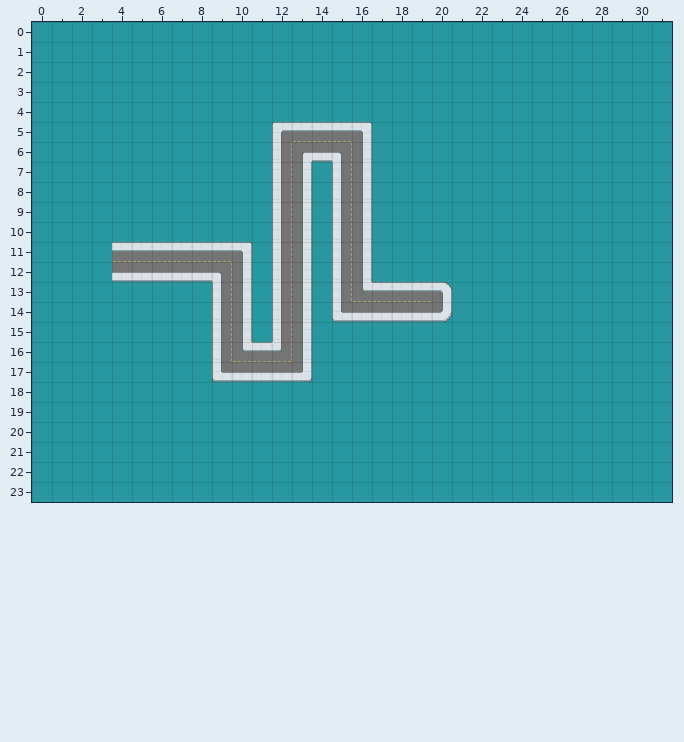
Tiled map, stored at assets/textures/level1.tmx. This is how it looked before the edit.
Cells are 32x32 px. Shown: x 0..31, y 0..23.
And afterwards:
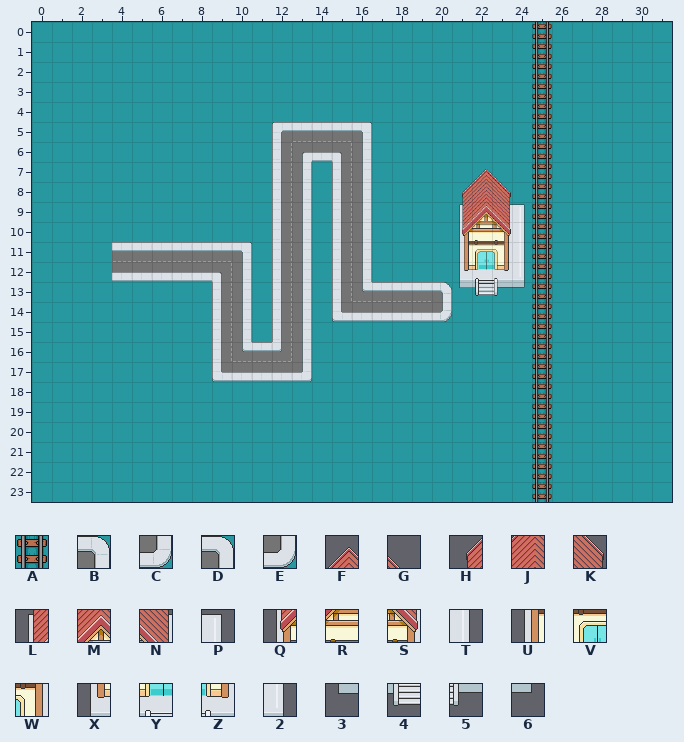
Key: from "taipo-tilesheet": A 21, B 56, C 72, D 98, E 130; from "trainstation": F 1, G 2, H 4, J 5, K 6, L 8, M 9, N 10, P 11, Q 12, R 13, S 14, T 15, U 16, V 17, W 18, X 20, Y 21, Z 22, 2 23, 3 24, 4 25, 5 26, 6 27.
_ is an empty cell, . an unchanged one.
Tiles of an added or newly shown layer are drawn over the layers below it.
The author wrote: More terrible graphics
Changes in this commit:
--- layer "Tile Layer 1"
@@ x 20..20 @@
-13 D
-14 E
+13 B
+14 C
--- layer "Tile Layer 2" (added)
@@ x 21..25 @@
- 0 ...._
- 1 ...._
- 2 ...._
- 3 ...._
- 4 ...._
- 5 ...._
- 6 ...._
- 7 .__._
- 8 ___._
- 9 _____
-10 _____
-11 _____
-12 _____
-13 _____
-14 ...._
-15 ...._
-16 ...._
-17 ...._
-18 ...._
-19 ...._
-20 ...._
-21 ...._
-22 ...._
-23 ...._
+ 0 ....A
+ 1 ....A
+ 2 ....A
+ 3 ....A
+ 4 ....A
+ 5 ....A
+ 6 ....A
+ 7 .FG.A
+ 8 HJK.A
+ 9 LMNPA
+10 QRSTA
+11 UVWTA
+12 XYZ2A
+13 3456A
+14 ....A
+15 ....A
+16 ....A
+17 ....A
+18 ....A
+19 ....A
+20 ....A
+21 ....A
+22 ....A
+23 ....A
